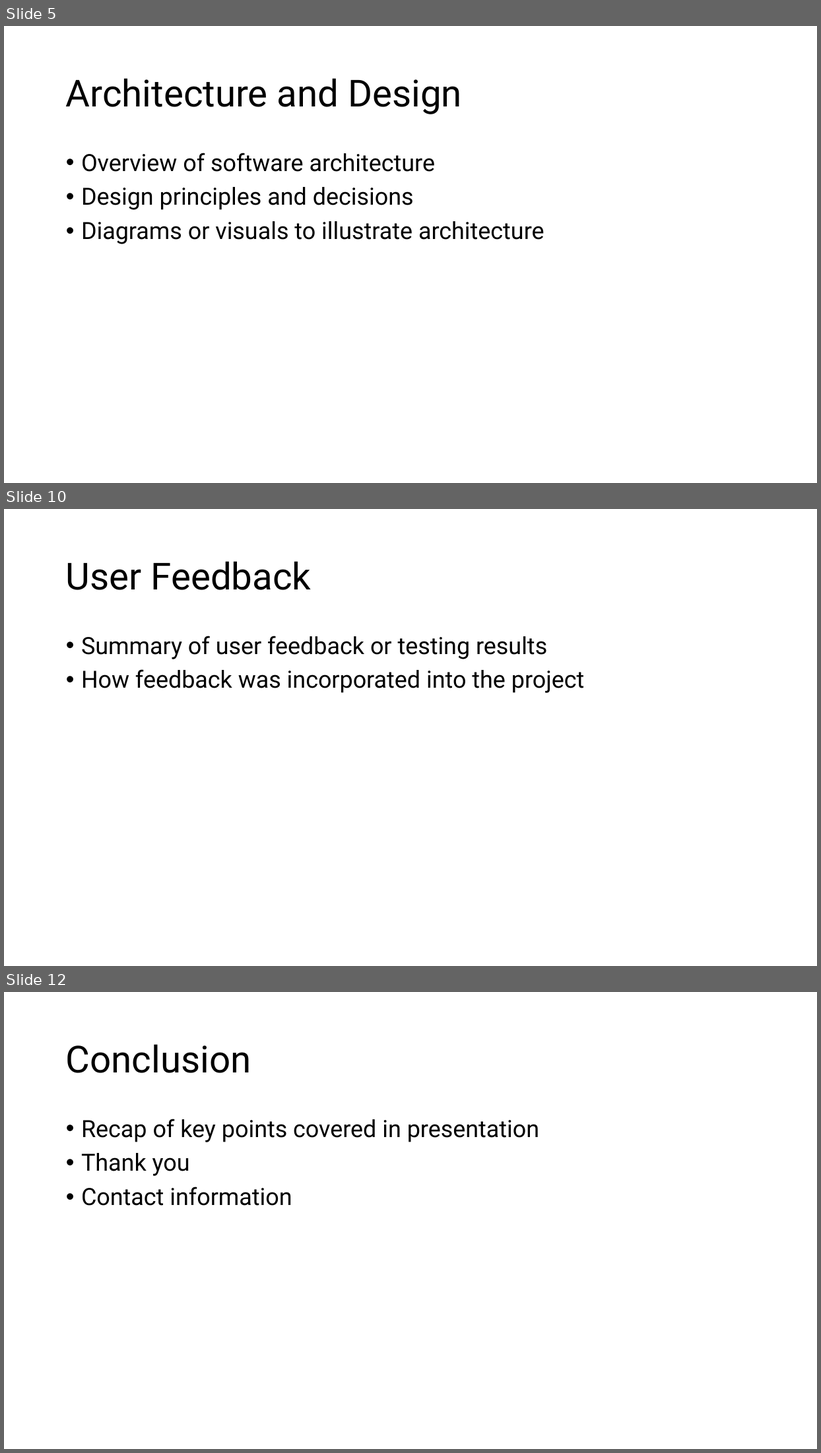
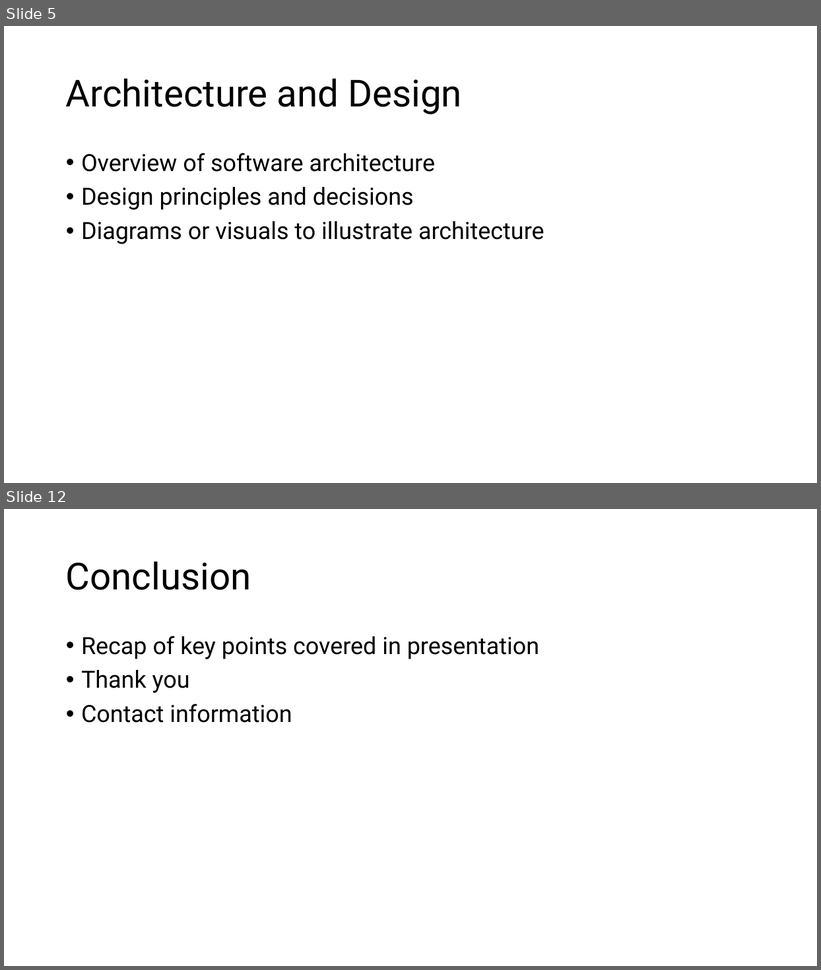
Before and after one commit to WakeTechBrandon/Bombastic-Bookstore, a slide deck: ProjectPresentation.pptx. Shown one above the other, each under a label of ours: slides 5, 10 and 12 before the commit, slides 5 and 12 after it; the slides between them are not shown. The pictures are 821x1453 and 821x970 pixels, drawn with LibreOffice and Linux fonts; fonts in the diff are those of the drawing. Boxes give left, top, right and bottom in pixels: in the first picture for what was removed or moved away, otherwise in the second. Text is boxed around its words. In the diff, an @@ line names an element or a change of style, - is before the commit and + after.

```diff
--- a/ProjectPresentation.pptx
+++ b/ProjectPresentation.pptx
@@ slide 10 removed at (x1=4, y1=509, x2=817, y2=966), background #FFFFFF @@
@@ title removed at (x1=66, y1=561, x2=312, y2=590) @@
-User Feedback
@@ text removed at (x1=81, y1=636, x2=585, y2=693) @@
-• Summary of user feedback or testing results
-• How feedback was incorporated into the project
```
Also in this commit, not shown: 4 slides changed, 3 slides added, 2 other slides removed, 1 other file.
